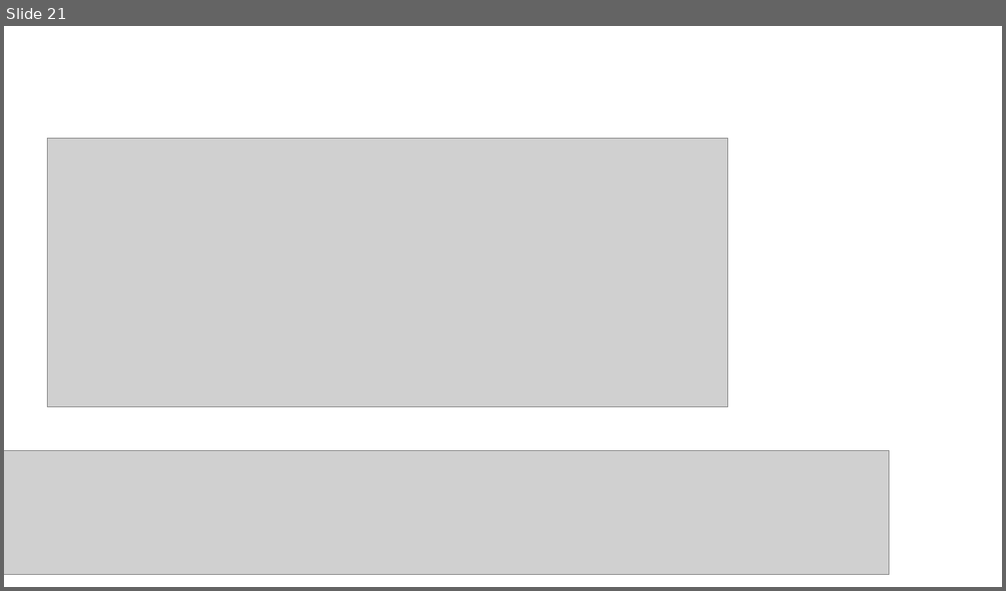
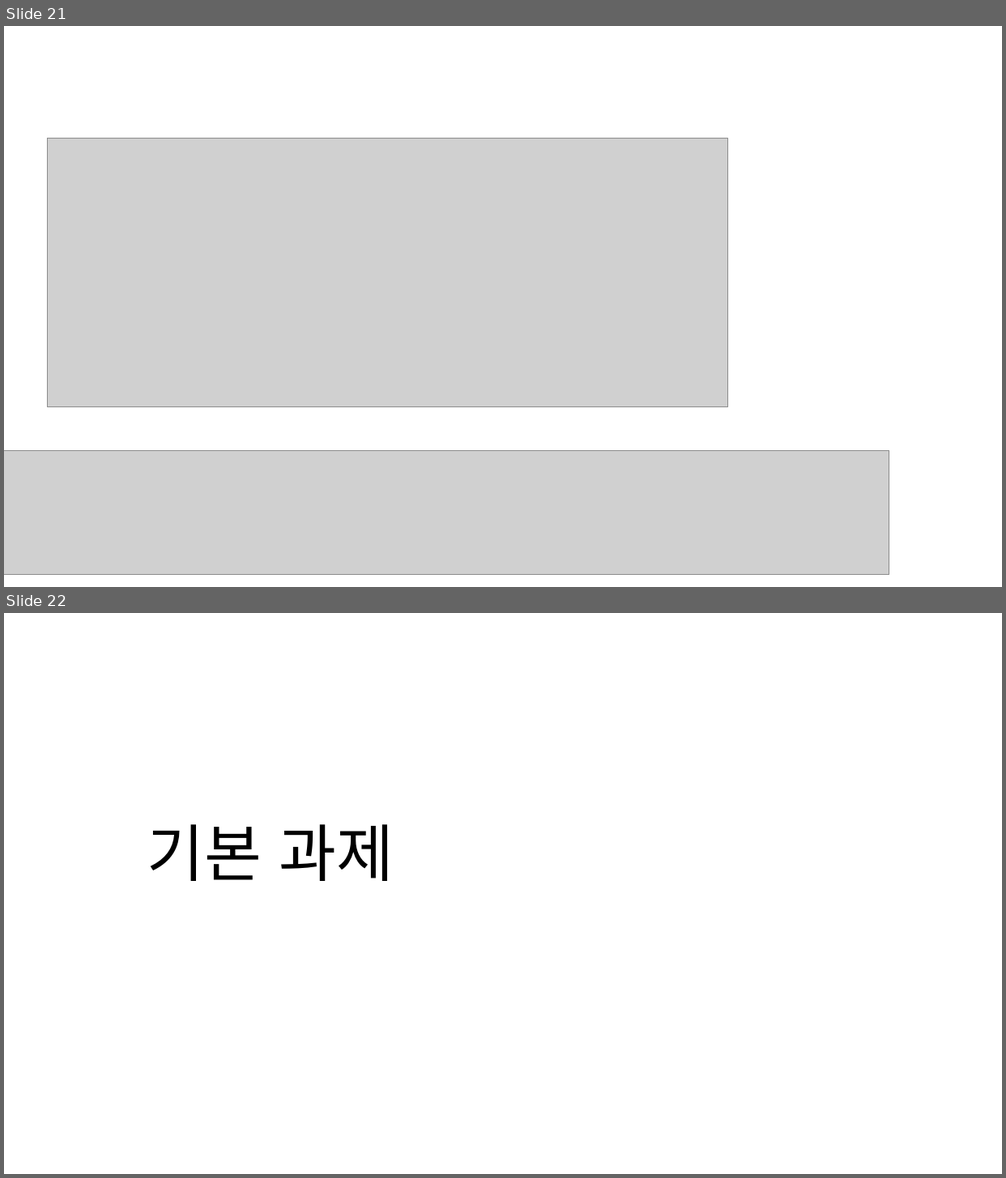
Before and after one commit to JaeSuGang/AssortRockAssignment, a slide deck: DOC/240912_Pointer_Cast.pptx. Shown one above the other, each under a label of ours: slide 21 before the commit, slides 21 and 22 after it. The pictures are 1006x591 and 1006x1178 pixels, drawn with LibreOffice and Linux fonts; fonts in the diff are those of the drawing; grey boxes stand for pictures. Boxes give left, top, right and bottom in pixels: in the first picture for what was removed or moved away, otherwise in the second. Text is boxed around its words. In the diff, an @@ line names an element or a change of style, - is before the commit and + after.

```diff
--- a/DOC/240912_Pointer_Cast.pptx
+++ b/DOC/240912_Pointer_Cast.pptx
@@ slide 22 added at [4, 613, 1002, 1174], background #FFFFFF @@
@@ text added at [147, 824, 394, 881], 60 pt, text #000000 @@
+기본 과제
```
Also in this commit, not shown: 2 other slides added, 2 slides removed.
